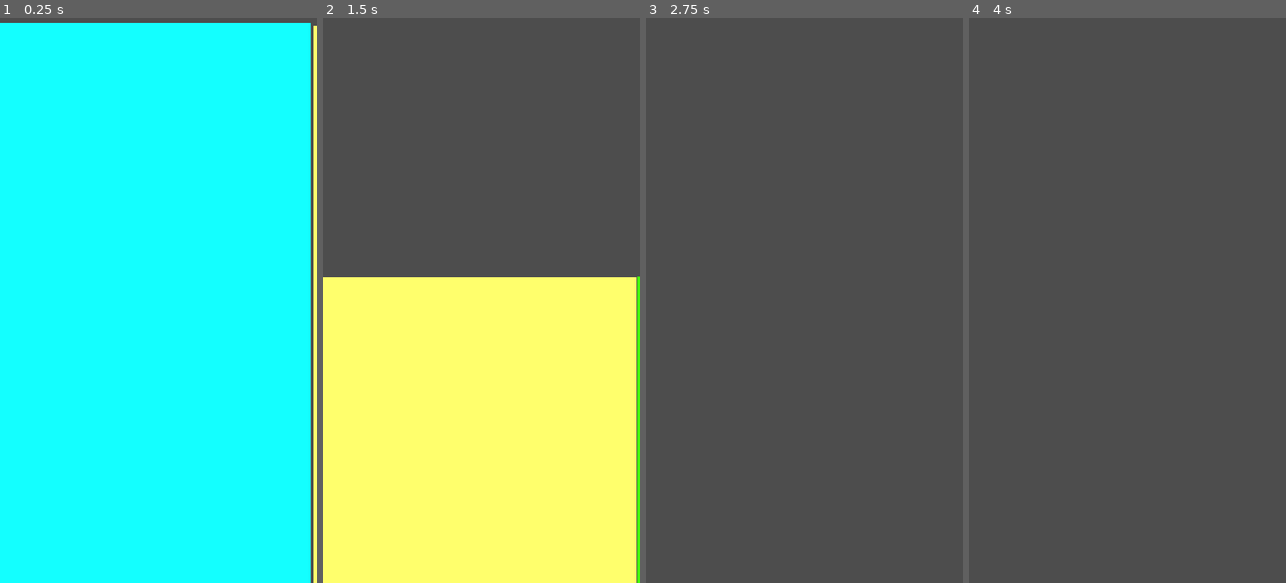
Above: before the commit, frames 1-4 (left to right).
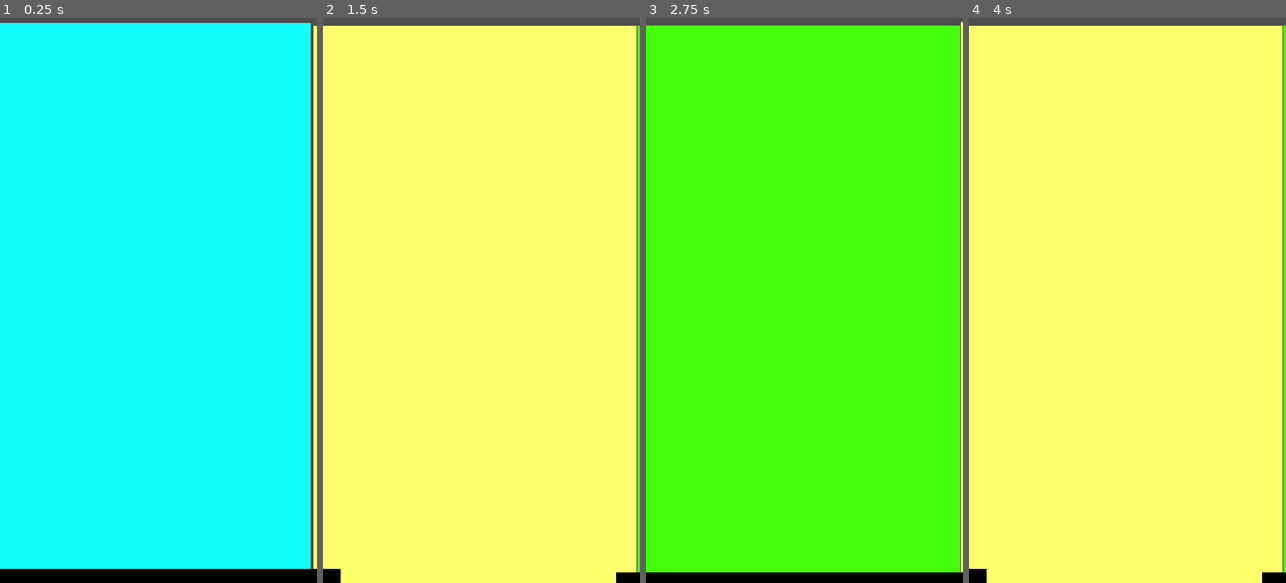
Above: after the commit, the same moments.

Repository: Makktu/ScrollingAdventure
Game: Godot game, scene res://scenes/test_scene_1.tscn
The game is run twice, just before and just after one commit, with the same random seed, the same clock (stepped at 60 frames per second) and the same inputs.
Inputs:
- Up to frame 1 (0.25 s): no input
- Up to frame 2 (1.5 s): tap Enter at 0.5 s; hold Right (ui_right) 0.53-1.28 s; tap Space at 1.25 s; hold Down (ui_down) from 1.28 s (still down)
- Up to frame 3 (2.75 s): tap Enter at 2 s; release Down (ui_down) at 2.03 s; hold Right (ui_right) from 2.03 s (still down)
- Up to frame 4 (4 s): tap Space at 2.75 s; release Right (ui_right) at 2.78 s; hold Up (ui_up) 2.78-3.53 s; tap Enter at 3.5 s; hold Left (ui_left) from 3.53 s (still down)

The runs differ from the first frame. In frame 1, 2.5% of the frame differs, in the area x 0-100%, y 97-100%; in frame 2, 45%; in frame 3, 99%, in the area x 0-100%, y 0-100%; in frame 4, 98%.

Commit message:
navigation with boundaries and obstacles working

Diff:
--- a/scenes/test_scene_1.gd
+++ b/scenes/test_scene_1.gd
@@ -6,12 +6,15 @@
 @onready var this_area = $Area
 @onready var move_timer = $MoveTimer
 
-var current_location = 1
-var level_size = 4 # signifying a 4x4 grid of locations
-var no_entry = [5,7,10] # where the player cannot go
+var current_location = 1 # starting square
 
+var level_size = 10 # signifying a 4x4 grid of locations
+# ==========================================================================
+var no_entry = [11,13,15,16,18,20,23,28,42,47,61,63,65,66,68,70,73,78,92,97]
+# where the player cannot go================================================
 
 var input_given = false
+
 var x_pos = 0
 var y_pos = 0
 
@@ -21,9 +24,12 @@
 
 	if Input.is_action_just_pressed("ui_right") and !input_given:
 		# check not on edge of map
-		if current_location == level_size:
-			print("there is nothing outside the walls")
-			return
+		var right_check = level_size
+		for n in level_size:
+			if current_location == right_check:
+				print("there is nothing outside the walls")
+				return
+			right_check += level_size
 		# check that right is a legal move
 		for n in no_entry:
 			if current_location + 1 == n:
@@ -37,13 +43,13 @@
 
 	if Input.is_action_just_pressed("ui_left") and !input_given:
 		# check not on edge of map
-		var check = 1
+		var left_check = 1
 		for n in level_size:
-			if current_location == check:
+			if current_location == left_check:
 				print("there is nothing outside the walls")
 				return
-			check + level_size
-		# check that right is a legal move
+			left_check += level_size
+		# check that left is a legal move (no black square)
 		for n in no_entry:
 			if current_location - 1 == n:
 				print("can't go that way!")
@@ -56,20 +62,34 @@
 
 	if Input.is_action_just_pressed("ui_up") and !input_given:
 		# check not on edge of map
-		if current_location > (level_size * level_size) - level_size:
+		if current_location + level_size > (level_size * level_size):
 			print("there is nothing outside the walls")
 			return
-		# check that right is a legal move
+		# check that up is a legal move
 		for n in no_entry:
-			if current_location + level_size == n:
+			if (current_location + level_size) == n:
 				print("can't go that way!")
 				return
 		current_location += level_size
+		print(current_location)
+
 		input_given = true
 		move_timer.start()
 		movement(0)
 
 	if Input.is_action_just_pressed("ui_down") and !input_given:
+		# check not on edge of map
+		if current_location - level_size <= 0:
+			print("there is nothing outside the walls")
+			return
+		# check that down is a legal move
+		for n in no_entry:
+			if (current_location - level_size) == n:
+				print("can't go that way!")
+				return
+		current_location += -level_size
+		print(current_location)
+
 		input_given = true
 		move_timer.start()
 		movement(2)
--- a/scenes/test_scene_1.tscn
+++ b/scenes/test_scene_1.tscn
@@ -20,10 +20,27 @@
 color = Color(1, 0.203922, 1, 1)
 
 [node name="ColorRect2" type="ColorRect" parent="Area"]
-offset_left = -3.0
-offset_top = 1295.0
-offset_right = 717.0
-offset_bottom = 2572.0
+z_index = 10
+offset_left = -56.0
+offset_top = 1246.0
+offset_right = 770.0
+offset_bottom = 2609.0
+color = Color(0, 0, 0, 1)
+
+[node name="ColorRect5" type="ColorRect" parent="Area"]
+z_index = 10
+offset_left = 1396.0
+offset_top = 2526.0
+offset_right = 2222.0
+offset_bottom = 3889.0
+color = Color(0, 0, 0, 1)
+
+[node name="ColorRect19" type="ColorRect" parent="Area"]
+z_index = 10
+offset_left = 1396.0
+offset_top = 1254.0
+offset_right = 2222.0
+offset_bottom = 2617.0
 color = Color(0, 0, 0, 1)
 
 [node name="ColorRect3" type="ColorRect" parent="Area"]
@@ -40,6 +57,13 @@
 offset_bottom = 3847.0
 color = Color(0.266667, 1, 0.0431373, 1)
 
+[node name="ColorRect28" type="ColorRect" parent="Area"]
+offset_left = 2901.0
+offset_top = 5050.0
+offset_right = 3621.0
+offset_bottom = 6327.0
+color = Color(0.266667, 1, 0.0431373, 1)
+
 [node name="ColorRect6" type="ColorRect" parent="Area"]
 offset_left = 2165.0
 offset_top = 1295.0
@@ -47,6 +71,20 @@
 offset_bottom = 2572.0
 color = Color(0.0745098, 0.101961, 1, 1)
 
+[node name="ColorRect21" type="ColorRect" parent="Area"]
+offset_left = 2902.0
+offset_top = 3861.0
+offset_right = 3622.0
+offset_bottom = 5138.0
+color = Color(0.0745098, 0.101961, 1, 1)
+
+[node name="ColorRect25" type="ColorRect" parent="Area"]
+offset_left = 30.0
+offset_top = 5058.0
+offset_right = 750.0
+offset_bottom = 6335.0
+color = Color(0.0745098, 0.101961, 1, 1)
+
 [node name="ColorRect7" type="ColorRect" parent="Area"]
 offset_left = 2171.0
 offset_top = 2573.0
@@ -61,6 +99,13 @@
 offset_bottom = 5119.0
 color = Color(0.878431, 0.054902, 0.415686, 1)
 
+[node name="ColorRect27" type="ColorRect" parent="Area"]
+offset_left = 2181.0
+offset_top = 5039.0
+offset_right = 2901.0
+offset_bottom = 6316.0
+color = Color(0.878431, 0.054902, 0.415686, 1)
+
 [node name="ColorRect8" type="ColorRect" parent="Area"]
 offset_left = 1441.0
 offset_top = 2564.0
@@ -75,6 +120,22 @@
 offset_bottom = 2563.0
 color = Color(0, 0, 0, 1)
 
+[node name="ColorRect24" type="ColorRect" parent="Area"]
+z_index = 10
+offset_left = 704.0
+offset_top = 5049.0
+offset_right = 1472.0
+offset_bottom = 6326.0
+color = Color(0, 0, 0, 1)
+
+[node name="ColorRect22" type="ColorRect" parent="Area"]
+z_index = 10
+offset_left = 2867.0
+offset_top = 1248.0
+offset_right = 3616.0
+offset_bottom = 2640.0
+color = Color(0, 0, 0, 1)
+
 [node name="ColorRect14" type="ColorRect" parent="Area"]
 offset_left = 1441.0
 offset_top = 2564.0
@@ -96,11 +157,25 @@
 offset_bottom = 5126.0
 color = Color(1, 1, 0.423529, 1)
 
+[node name="ColorRect26" type="ColorRect" parent="Area"]
+offset_left = 1486.0
+offset_top = 5055.0
+offset_right = 2206.0
+offset_bottom = 6332.0
+color = Color(1, 1, 0.423529, 1)
+
 [node name="ColorRect16" type="ColorRect" parent="Area"]
 offset_left = 2165.0
 offset_top = 7.0
 offset_right = 2885.0
 offset_bottom = 1284.0
+color = Color(1, 1, 0.423529, 1)
+
+[node name="ColorRect20" type="ColorRect" parent="Area"]
+offset_left = 2893.0
+offset_top = 2573.0
+offset_right = 3613.0
+offset_bottom = 3850.0
 color = Color(1, 1, 0.423529, 1)
 
 [node name="ColorRect17" type="ColorRect" parent="Area"]
@@ -131,6 +206,616 @@
 offset_bottom = 5119.0
 color = Color(0.878431, 0.054902, 0.415686, 1)
 
+[node name="ColorRect23" type="ColorRect" parent="Area"]
+offset_left = 2862.0
+offset_top = 12.0
+offset_right = 3582.0
+offset_bottom = 1289.0
+color = Color(0.878431, 0.054902, 0.415686, 1)
+
+[node name="ColorRect29" type="ColorRect" parent="Area"]
+offset_left = 4305.0
+offset_top = 1295.0
+offset_right = 5025.0
+offset_bottom = 2572.0
+color = Color(1, 0.203922, 1, 1)
+
+[node name="ColorRect30" type="ColorRect" parent="Area"]
+z_index = 10
+offset_left = 3531.0
+offset_top = 1246.0
+offset_right = 4357.0
+offset_bottom = 2609.0
+color = Color(0, 0, 0, 1)
+
+[node name="ColorRect31" type="ColorRect" parent="Area"]
+z_index = 10
+offset_left = 4983.0
+offset_top = 2526.0
+offset_right = 5809.0
+offset_bottom = 3889.0
+color = Color(0, 0, 0, 1)
+
+[node name="ColorRect32" type="ColorRect" parent="Area"]
+z_index = 10
+offset_left = 4983.0
+offset_top = 1254.0
+offset_right = 5809.0
+offset_bottom = 2617.0
+color = Color(0, 0, 0, 1)
+
+[node name="ColorRect33" type="ColorRect" parent="Area"]
+offset_left = 4309.0
+offset_top = 16.0
+offset_right = 5029.0
+offset_bottom = 1293.0
+color = Color(1, 1, 0.423529, 1)
+
+[node name="ColorRect34" type="ColorRect" parent="Area"]
+offset_left = 4305.0
+offset_top = 2570.0
+offset_right = 5025.0
+offset_bottom = 3847.0
+color = Color(0.266667, 1, 0.0431373, 1)
+
+[node name="ColorRect35" type="ColorRect" parent="Area"]
+offset_left = 6488.0
+offset_top = 5050.0
+offset_right = 7208.0
+offset_bottom = 6327.0
+color = Color(0.266667, 1, 0.0431373, 1)
+
+[node name="ColorRect36" type="ColorRect" parent="Area"]
+offset_left = 5752.0
+offset_top = 1295.0
+offset_right = 6472.0
+offset_bottom = 2572.0
+color = Color(0.0745098, 0.101961, 1, 1)
+
+[node name="ColorRect37" type="ColorRect" parent="Area"]
+offset_left = 6489.0
+offset_top = 3861.0
+offset_right = 7209.0
+offset_bottom = 5138.0
+color = Color(0.0745098, 0.101961, 1, 1)
+
+[node name="ColorRect38" type="ColorRect" parent="Area"]
+offset_left = 3617.0
+offset_top = 5058.0
+offset_right = 4337.0
+offset_bottom = 6335.0
+color = Color(0.0745098, 0.101961, 1, 1)
+
+[node name="ColorRect39" type="ColorRect" parent="Area"]
+offset_left = 5758.0
+offset_top = 2573.0
+offset_right = 6478.0
+offset_bottom = 3850.0
+color = Color(0.878431, 0.054902, 0.415686, 1)
+
+[node name="ColorRect40" type="ColorRect" parent="Area"]
+offset_left = 5040.0
+offset_top = 3842.0
+offset_right = 5760.0
+offset_bottom = 5119.0
+color = Color(0.878431, 0.054902, 0.415686, 1)
+
+[node name="ColorRect41" type="ColorRect" parent="Area"]
+offset_left = 5768.0
+offset_top = 5039.0
+offset_right = 6488.0
+offset_bottom = 6316.0
+color = Color(0.878431, 0.054902, 0.415686, 1)
+
+[node name="ColorRect42" type="ColorRect" parent="Area"]
+offset_left = 5028.0
+offset_top = 2564.0
+offset_right = 5748.0
+offset_bottom = 3841.0
+color = Color(0, 0, 0, 1)
+
+[node name="ColorRect43" type="ColorRect" parent="Area"]
+offset_left = 5028.0
+offset_top = 1286.0
+offset_right = 5748.0
+offset_bottom = 2563.0
+color = Color(0, 0, 0, 1)
+
+[node name="ColorRect44" type="ColorRect" parent="Area"]
+z_index = 10
+offset_left = 4291.0
+offset_top = 5049.0
+offset_right = 5059.0
+offset_bottom = 6326.0
+color = Color(0, 0, 0, 1)
+
+[node name="ColorRect45" type="ColorRect" parent="Area"]
+z_index = 10
+offset_left = 6454.0
+offset_top = 1248.0
+offset_right = 7203.0
+offset_bottom = 2640.0
+color = Color(0, 0, 0, 1)
+
+[node name="ColorRect46" type="ColorRect" parent="Area"]
+offset_left = 5028.0
+offset_top = 2564.0
+offset_right = 5748.0
+offset_bottom = 3841.0
+color = Color(0, 0, 0, 1)
+
+[node name="ColorRect47" type="ColorRect" parent="Area"]
+offset_left = 3583.0
+offset_top = 2562.0
+offset_right = 4303.0
+offset_bottom = 3839.0
+color = Color(1, 1, 0.423529, 1)
+
+[node name="ColorRect48" type="ColorRect" parent="Area"]
+offset_left = 5762.0
+offset_top = 3849.0
+offset_right = 6482.0
+offset_bottom = 5126.0
+color = Color(1, 1, 0.423529, 1)
+
+[node name="ColorRect49" type="ColorRect" parent="Area"]
+offset_left = 5073.0
+offset_top = 5055.0
+offset_right = 5793.0
+offset_bottom = 6332.0
+color = Color(1, 1, 0.423529, 1)
+
+[node name="ColorRect50" type="ColorRect" parent="Area"]
+offset_left = 5752.0
+offset_top = 7.0
+offset_right = 6472.0
+offset_bottom = 1284.0
+color = Color(1, 1, 0.423529, 1)
+
+[node name="ColorRect51" type="ColorRect" parent="Area"]
+offset_left = 6480.0
+offset_top = 2573.0
+offset_right = 7200.0
+offset_bottom = 3850.0
+color = Color(1, 1, 0.423529, 1)
+
+[node name="ColorRect52" type="ColorRect" parent="Area"]
+offset_left = 4309.0
+offset_top = 3849.0
+offset_right = 5029.0
+offset_bottom = 5126.0
+color = Color(1, 1, 0.423529, 1)
+
+[node name="ColorRect53" type="ColorRect" parent="Area"]
+offset_left = 5031.0
+offset_top = 15.0
+offset_right = 5751.0
+offset_bottom = 1292.0
+color = Color(0.266667, 1, 0.0431373, 1)
+
+[node name="ColorRect54" type="ColorRect" parent="Area"]
+offset_left = 3583.0
+offset_top = 9.0
+offset_right = 4303.0
+offset_bottom = 1286.0
+color = Color(0.0745098, 1, 1, 1)
+
+[node name="ColorRect55" type="ColorRect" parent="Area"]
+offset_left = 3596.0
+offset_top = 3842.0
+offset_right = 4316.0
+offset_bottom = 5119.0
+color = Color(0.878431, 0.054902, 0.415686, 1)
+
+[node name="ColorRect56" type="ColorRect" parent="Area"]
+offset_left = 6449.0
+offset_top = 12.0
+offset_right = 7169.0
+offset_bottom = 1289.0
+color = Color(0.878431, 0.054902, 0.415686, 1)
+
+[node name="ColorRect57" type="ColorRect" parent="Area"]
+offset_left = 750.0
+offset_top = 7604.0
+offset_right = 1470.0
+offset_bottom = 8881.0
+color = Color(1, 0.203922, 1, 1)
+
+[node name="ColorRect58" type="ColorRect" parent="Area"]
+z_index = 10
+offset_left = -24.0
+offset_top = 7555.0
+offset_right = 802.0
+offset_bottom = 8918.0
+color = Color(0, 0, 0, 1)
+
+[node name="ColorRect59" type="ColorRect" parent="Area"]
+z_index = 10
+offset_left = 1428.0
+offset_top = 8835.0
+offset_right = 2254.0
+offset_bottom = 10198.0
+color = Color(0, 0, 0, 1)
+
+[node name="ColorRect60" type="ColorRect" parent="Area"]
+z_index = 10
+offset_left = 1428.0
+offset_top = 7563.0
+offset_right = 2254.0
+offset_bottom = 8926.0
+color = Color(0, 0, 0, 1)
+
+[node name="ColorRect61" type="ColorRect" parent="Area"]
+offset_left = 754.0
+offset_top = 6325.0
+offset_right = 1474.0
+offset_bottom = 7602.0
+color = Color(1, 1, 0.423529, 1)
+
+[node name="ColorRect62" type="ColorRect" parent="Area"]
+offset_left = 750.0
+offset_top = 8879.0
+offset_right = 1470.0
+offset_bottom = 10156.0
+color = Color(0.266667, 1, 0.0431373, 1)
+
+[node name="ColorRect63" type="ColorRect" parent="Area"]
+offset_left = 2933.0
+offset_top = 11359.0
+offset_right = 3653.0
+offset_bottom = 12636.0
+color = Color(0.266667, 1, 0.0431373, 1)
+
+[node name="ColorRect64" type="ColorRect" parent="Area"]
+offset_left = 2197.0
+offset_top = 7604.0
+offset_right = 2917.0
+offset_bottom = 8881.0
+color = Color(0.0745098, 0.101961, 1, 1)
+
+[node name="ColorRect65" type="ColorRect" parent="Area"]
+offset_left = 2934.0
+offset_top = 10170.0
+offset_right = 3654.0
+offset_bottom = 11447.0
+color = Color(0.0745098, 0.101961, 1, 1)
+
+[node name="ColorRect66" type="ColorRect" parent="Area"]
+offset_left = 62.0
+offset_top = 11367.0
+offset_right = 782.0
+offset_bottom = 12644.0
+color = Color(0.0745098, 0.101961, 1, 1)
+
+[node name="ColorRect67" type="ColorRect" parent="Area"]
+offset_left = 2203.0
+offset_top = 8882.0
+offset_right = 2923.0
+offset_bottom = 10159.0
+color = Color(0.878431, 0.054902, 0.415686, 1)
+
+[node name="ColorRect68" type="ColorRect" parent="Area"]
+offset_left = 1485.0
+offset_top = 10151.0
+offset_right = 2205.0
+offset_bottom = 11428.0
+color = Color(0.878431, 0.054902, 0.415686, 1)
+
+[node name="ColorRect69" type="ColorRect" parent="Area"]
+offset_left = 2213.0
+offset_top = 11348.0
+offset_right = 2933.0
+offset_bottom = 12625.0
+color = Color(0.878431, 0.054902, 0.415686, 1)
+
+[node name="ColorRect70" type="ColorRect" parent="Area"]
+offset_left = 1473.0
+offset_top = 8873.0
+offset_right = 2193.0
+offset_bottom = 10150.0
+color = Color(0, 0, 0, 1)
+
+[node name="ColorRect71" type="ColorRect" parent="Area"]
+offset_left = 1473.0
+offset_top = 7595.0
+offset_right = 2193.0
+offset_bottom = 8872.0
+color = Color(0, 0, 0, 1)
+
+[node name="ColorRect72" type="ColorRect" parent="Area"]
+z_index = 10
+offset_left = 736.0
+offset_top = 11358.0
+offset_right = 1504.0
+offset_bottom = 12635.0
+color = Color(0, 0, 0, 1)
+
+[node name="ColorRect73" type="ColorRect" parent="Area"]
+z_index = 10
+offset_left = 2899.0
+offset_top = 7557.0
+offset_right = 3648.0
+offset_bottom = 8949.0
+color = Color(0, 0, 0, 1)
+
+[node name="ColorRect74" type="ColorRect" parent="Area"]
+offset_left = 1473.0
+offset_top = 8873.0
+offset_right = 2193.0
+offset_bottom = 10150.0
+color = Color(0, 0, 0, 1)
+
+[node name="ColorRect75" type="ColorRect" parent="Area"]
+offset_left = 28.0
+offset_top = 8871.0
+offset_right = 748.0
+offset_bottom = 10148.0
+color = Color(1, 1, 0.423529, 1)
+
+[node name="ColorRect76" type="ColorRect" parent="Area"]
+offset_left = 2207.0
+offset_top = 10158.0
+offset_right = 2927.0
+offset_bottom = 11435.0
+color = Color(1, 1, 0.423529, 1)
+
+[node name="ColorRect77" type="ColorRect" parent="Area"]
+offset_left = 1518.0
+offset_top = 11364.0
+offset_right = 2238.0
+offset_bottom = 12641.0
+color = Color(1, 1, 0.423529, 1)
+
+[node name="ColorRect78" type="ColorRect" parent="Area"]
+offset_left = 2197.0
+offset_top = 6316.0
+offset_right = 2917.0
+offset_bottom = 7593.0
+color = Color(1, 1, 0.423529, 1)
+
+[node name="ColorRect79" type="ColorRect" parent="Area"]
+offset_left = 2925.0
+offset_top = 8882.0
+offset_right = 3645.0
+offset_bottom = 10159.0
+color = Color(1, 1, 0.423529, 1)
+
+[node name="ColorRect80" type="ColorRect" parent="Area"]
+offset_left = 754.0
+offset_top = 10158.0
+offset_right = 1474.0
+offset_bottom = 11435.0
+color = Color(1, 1, 0.423529, 1)
+
+[node name="ColorRect81" type="ColorRect" parent="Area"]
+offset_left = 1476.0
+offset_top = 6324.0
+offset_right = 2196.0
+offset_bottom = 7601.0
+color = Color(0.266667, 1, 0.0431373, 1)
+
+[node name="ColorRect82" type="ColorRect" parent="Area"]
+offset_left = 28.0
+offset_top = 6318.0
+offset_right = 748.0
+offset_bottom = 7595.0
+color = Color(0.0745098, 1, 1, 1)
+
+[node name="ColorRect83" type="ColorRect" parent="Area"]
+offset_left = 41.0
+offset_top = 10151.0
+offset_right = 761.0
+offset_bottom = 11428.0
+color = Color(0.878431, 0.054902, 0.415686, 1)
+
+[node name="ColorRect84" type="ColorRect" parent="Area"]
+offset_left = 2894.0
+offset_top = 6321.0
+offset_right = 3614.0
+offset_bottom = 7598.0
+color = Color(0.878431, 0.054902, 0.415686, 1)
+
+[node name="ColorRect85" type="ColorRect" parent="Area"]
+offset_left = 4337.0
+offset_top = 7604.0
+offset_right = 5057.0
+offset_bottom = 8881.0
+color = Color(1, 0.203922, 1, 1)
+
+[node name="ColorRect86" type="ColorRect" parent="Area"]
+z_index = 10
+offset_left = 3563.0
+offset_top = 7555.0
+offset_right = 4389.0
+offset_bottom = 8918.0
+color = Color(0, 0, 0, 1)
+
+[node name="ColorRect87" type="ColorRect" parent="Area"]
+z_index = 10
+offset_left = 5015.0
+offset_top = 8835.0
+offset_right = 5841.0
+offset_bottom = 10198.0
+color = Color(0, 0, 0, 1)
+
+[node name="ColorRect88" type="ColorRect" parent="Area"]
+z_index = 10
+offset_left = 5015.0
+offset_top = 7563.0
+offset_right = 5841.0
+offset_bottom = 8926.0
+color = Color(0, 0, 0, 1)
+
+[node name="ColorRect89" type="ColorRect" parent="Area"]
+offset_left = 4341.0
+offset_top = 6325.0
+offset_right = 5061.0
+offset_bottom = 7602.0
+color = Color(1, 1, 0.423529, 1)
+
+[node name="ColorRect90" type="ColorRect" parent="Area"]
+offset_left = 4337.0
+offset_top = 8879.0
+offset_right = 5057.0
+offset_bottom = 10156.0
+color = Color(0.266667, 1, 0.0431373, 1)
+
+[node name="ColorRect91" type="ColorRect" parent="Area"]
+offset_left = 6520.0
+offset_top = 11359.0
+offset_right = 7240.0
+offset_bottom = 12636.0
+color = Color(0.266667, 1, 0.0431373, 1)
+
+[node name="ColorRect92" type="ColorRect" parent="Area"]
+offset_left = 5784.0
+offset_top = 7604.0
+offset_right = 6504.0
+offset_bottom = 8881.0
+color = Color(0.0745098, 0.101961, 1, 1)
+
+[node name="ColorRect93" type="ColorRect" parent="Area"]
+offset_left = 6521.0
+offset_top = 10170.0
+offset_right = 7241.0
+offset_bottom = 11447.0
+color = Color(0.0745098, 0.101961, 1, 1)
+
+[node name="ColorRect94" type="ColorRect" parent="Area"]
+offset_left = 3649.0
+offset_top = 11367.0
+offset_right = 4369.0
+offset_bottom = 12644.0
+color = Color(0.0745098, 0.101961, 1, 1)
+
+[node name="ColorRect95" type="ColorRect" parent="Area"]
+offset_left = 5790.0
+offset_top = 8882.0
+offset_right = 6510.0
+offset_bottom = 10159.0
+color = Color(0.878431, 0.054902, 0.415686, 1)
+
+[node name="ColorRect96" type="ColorRect" parent="Area"]
+offset_left = 5072.0
+offset_top = 10151.0
+offset_right = 5792.0
+offset_bottom = 11428.0
+color = Color(0.878431, 0.054902, 0.415686, 1)
+
+[node name="ColorRect97" type="ColorRect" parent="Area"]
+offset_left = 5800.0
+offset_top = 11348.0
+offset_right = 6520.0
+offset_bottom = 12625.0
+color = Color(0.878431, 0.054902, 0.415686, 1)
+
+[node name="ColorRect98" type="ColorRect" parent="Area"]
+offset_left = 5060.0
+offset_top = 8873.0
+offset_right = 5780.0
+offset_bottom = 10150.0
+color = Color(0, 0, 0, 1)
+
+[node name="ColorRect99" type="ColorRect" parent="Area"]
+offset_left = 5060.0
+offset_top = 7595.0
+offset_right = 5780.0
+offset_bottom = 8872.0
+color = Color(0, 0, 0, 1)
+
+[node name="ColorRect100" type="ColorRect" parent="Area"]
+z_index = 10
+offset_left = 4323.0
+offset_top = 11358.0
+offset_right = 5091.0
+offset_bottom = 12635.0
+color = Color(0, 0, 0, 1)
+
+[node name="ColorRect101" type="ColorRect" parent="Area"]
+z_index = 10
+offset_left = 6486.0
+offset_top = 7557.0
+offset_right = 7235.0
+offset_bottom = 8949.0
+color = Color(0, 0, 0, 1)
+
+[node name="ColorRect102" type="ColorRect" parent="Area"]
+offset_left = 5060.0
+offset_top = 8873.0
+offset_right = 5780.0
+offset_bottom = 10150.0
+color = Color(0, 0, 0, 1)
+
+[node name="ColorRect103" type="ColorRect" parent="Area"]
+offset_left = 3615.0
+offset_top = 8871.0
+offset_right = 4335.0
+offset_bottom = 10148.0
+color = Color(1, 1, 0.423529, 1)
+
+[node name="ColorRect104" type="ColorRect" parent="Area"]
+offset_left = 5794.0
+offset_top = 10158.0
+offset_right = 6514.0
+offset_bottom = 11435.0
+color = Color(1, 1, 0.423529, 1)
+
+[node name="ColorRect105" type="ColorRect" parent="Area"]
+offset_left = 5105.0
+offset_top = 11364.0
+offset_right = 5825.0
+offset_bottom = 12641.0
+color = Color(1, 1, 0.423529, 1)
+
+[node name="ColorRect106" type="ColorRect" parent="Area"]
+offset_left = 5784.0
+offset_top = 6316.0
+offset_right = 6504.0
+offset_bottom = 7593.0
+color = Color(1, 1, 0.423529, 1)
+
+[node name="ColorRect107" type="ColorRect" parent="Area"]
+offset_left = 6512.0
+offset_top = 8882.0
+offset_right = 7232.0
+offset_bottom = 10159.0
+color = Color(1, 1, 0.423529, 1)
+
+[node name="ColorRect108" type="ColorRect" parent="Area"]
+offset_left = 4341.0
+offset_top = 10158.0
+offset_right = 5061.0
+offset_bottom = 11435.0
+color = Color(1, 1, 0.423529, 1)
+
+[node name="ColorRect109" type="ColorRect" parent="Area"]
+offset_left = 5063.0
+offset_top = 6324.0
+offset_right = 5783.0
+offset_bottom = 7601.0
+color = Color(0.266667, 1, 0.0431373, 1)
+
+[node name="ColorRect110" type="ColorRect" parent="Area"]
+offset_left = 3615.0
+offset_top = 6318.0
+offset_right = 4335.0
+offset_bottom = 7595.0
+color = Color(0.0745098, 1, 1, 1)
+
+[node name="ColorRect111" type="ColorRect" parent="Area"]
+offset_left = 3628.0
+offset_top = 10151.0
+offset_right = 4348.0
+offset_bottom = 11428.0
+color = Color(0.878431, 0.054902, 0.415686, 1)
+
+[node name="ColorRect112" type="ColorRect" parent="Area"]
+offset_left = 6481.0
+offset_top = 6321.0
+offset_right = 7201.0
+offset_bottom = 7598.0
+color = Color(0.878431, 0.054902, 0.415686, 1)
+
 [node name="MoveTimer" type="Timer" parent="."]
 wait_time = 0.5
 one_shot = true
